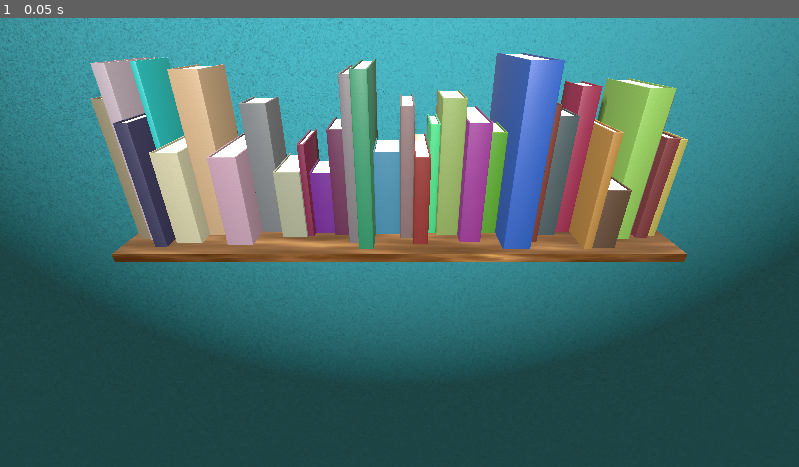
Above: before the commit, frame 1.
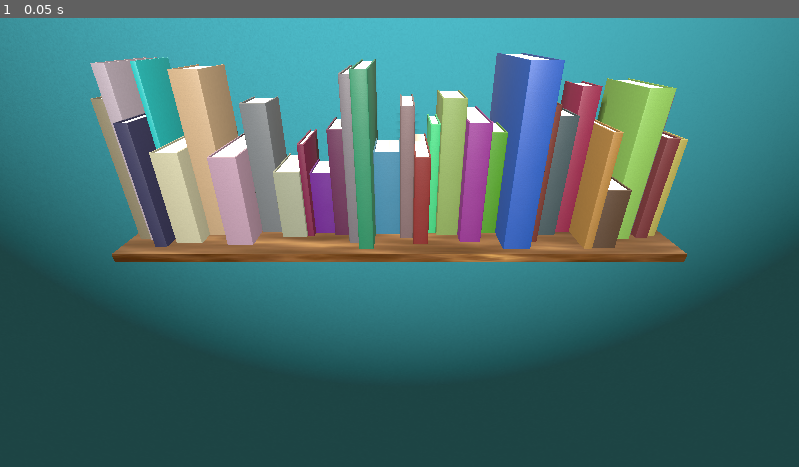
Above: after the commit, the same moment.

Repository: anti-matt-er/LD54-BookStacker
Game: Godot game, scene res://scenes/demo.tscn
Two runs of this game, one before a commit and one after it. Both use one fixed random seed, a clock stepped at 60 frames per second and the inputs below.
Inputs:
- Up to frame 1 (0.05 s): no input

The runs differ from the first frame. In frame 1, less than 0.1% of the frame differs, in the area x 0-99%, y 0-31%.

Commit message:
Graphics tweaks

Diff:
--- a/scenes/demo.tscn
+++ b/scenes/demo.tscn
@@ -1,20 +1,6 @@
 [gd_scene load_steps=9 format=3 uid="uid://dkal2h2dwlesw"]
 
 [ext_resource type="PackedScene" uid="uid://b8nf4p7sc8oj2" path="res://assets/prefabs/shelf.tscn" id="1_r5k3l"]
-
-[sub_resource type="ProceduralSkyMaterial" id="ProceduralSkyMaterial_pyxge"]
-sky_top_color = Color(1, 0.92549, 0.803922, 1)
-ground_bottom_color = Color(0.32549, 0.27451, 0.215686, 1)
-
-[sub_resource type="Sky" id="Sky_1a4wc"]
-sky_material = SubResource("ProceduralSkyMaterial_pyxge")
-
-[sub_resource type="Environment" id="Environment_jl0n7"]
-background_mode = 2
-sky = SubResource("Sky_1a4wc")
-ssr_enabled = true
-ssao_enabled = true
-ssil_enabled = true
 
 [sub_resource type="PlaneMesh" id="PlaneMesh_6xsok"]
 size = Vector2(5, 5)
@@ -32,13 +18,35 @@
 [sub_resource type="StandardMaterial3D" id="StandardMaterial3D_ilv47"]
 albedo_color = Color(0.133333, 0.419608, 0.47451, 1)
 normal_enabled = true
+normal_scale = 0.25
 normal_texture = SubResource("NoiseTexture2D_ningb")
 uv1_scale = Vector3(5, 5, 5)
+
+[sub_resource type="ProceduralSkyMaterial" id="ProceduralSkyMaterial_pyxge"]
+sky_top_color = Color(1, 0.92549, 0.803922, 1)
+ground_bottom_color = Color(0.32549, 0.27451, 0.215686, 1)
+
+[sub_resource type="Sky" id="Sky_1a4wc"]
+sky_material = SubResource("ProceduralSkyMaterial_pyxge")
+
+[sub_resource type="Environment" id="Environment_jl0n7"]
+background_mode = 2
+sky = SubResource("Sky_1a4wc")
+ssr_enabled = true
+ssao_enabled = true
+ssil_enabled = true
+sdfgi_enabled = true
+sdfgi_use_occlusion = true
 
 [node name="Demo" type="Node3D"]
 
 [node name="Shelf" parent="." instance=ExtResource("1_r5k3l")]
 transform = Transform3D(1, 0, 0, 0, 1, 0, 0, 0, 1, 0, 0.1, 0)
+
+[node name="Wall" type="MeshInstance3D" parent="."]
+transform = Transform3D(1, 0, 0, 0, -4.37114e-08, -1, 0, 1, -4.37114e-08, 0, 0, -0.125)
+mesh = SubResource("PlaneMesh_6xsok")
+surface_material_override/0 = SubResource("StandardMaterial3D_ilv47")
 
 [node name="Camera3D" type="Camera3D" parent="."]
 transform = Transform3D(1, 0, 0, 0, 0.877983, 0.478692, 0, -0.478692, 0.877983, 0, 0.448537, 0.708)
@@ -54,8 +62,3 @@
 
 [node name="WorldEnvironment" type="WorldEnvironment" parent="."]
 environment = SubResource("Environment_jl0n7")
-
-[node name="Wall" type="MeshInstance3D" parent="."]
-transform = Transform3D(1, 0, 0, 0, -4.37114e-08, -1, 0, 1, -4.37114e-08, 0, 0, -0.125)
-mesh = SubResource("PlaneMesh_6xsok")
-surface_material_override/0 = SubResource("StandardMaterial3D_ilv47")
